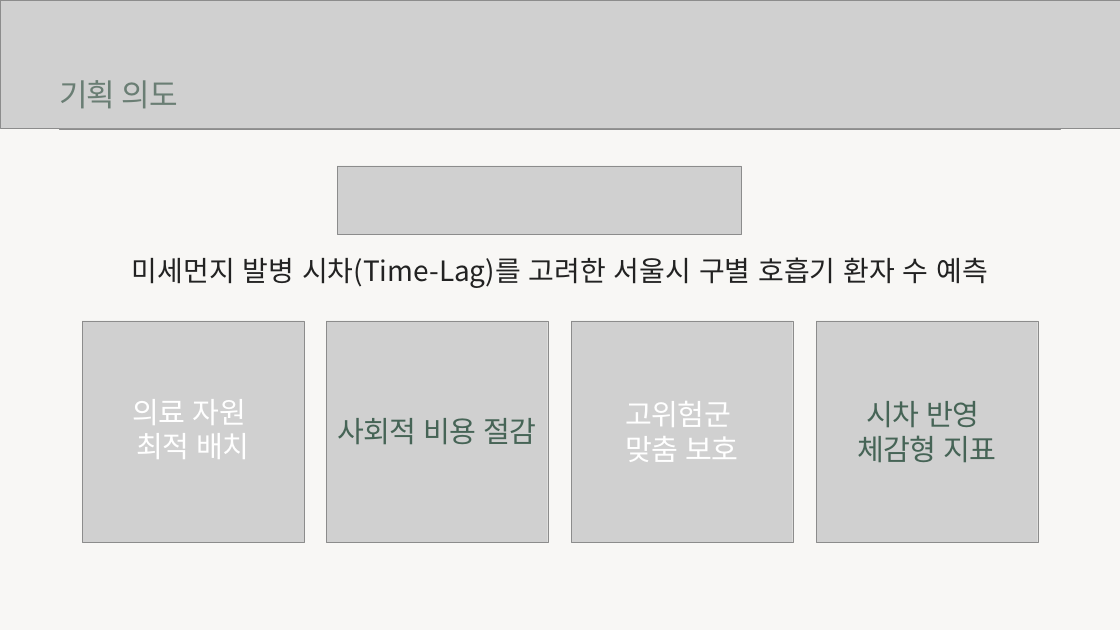
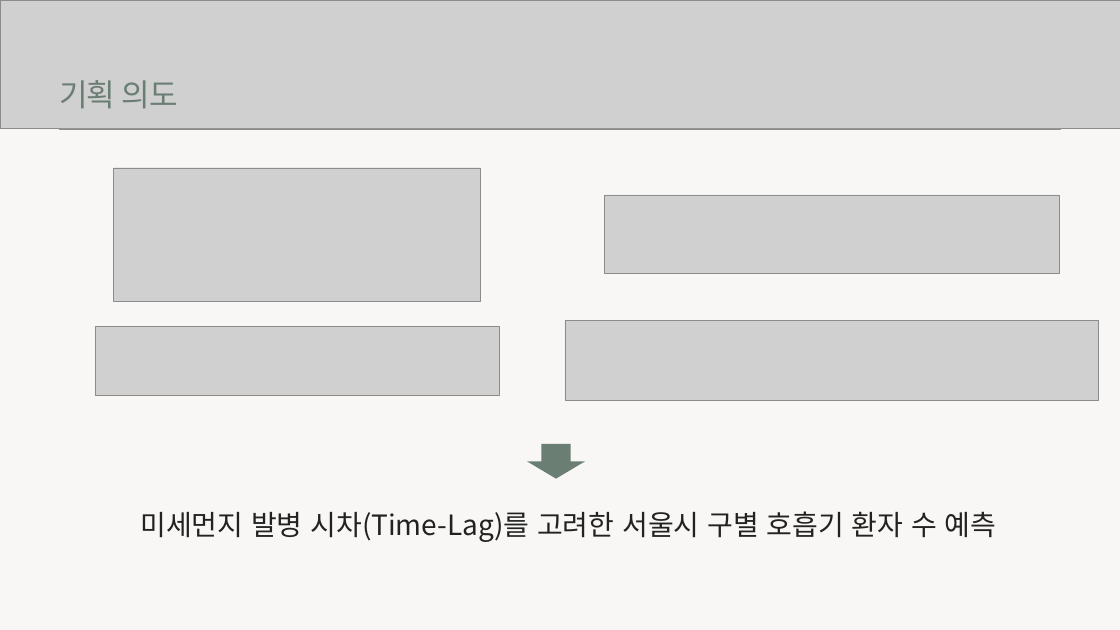
Before and after one commit to ahnjh97/JeongHyunAhn-AI-Project, a slide deck: slide 2 of 1차 Project/1. 기획서.pptx. Drawn at 1120x630 pixels with LibreOffice and Linux fonts; fonts in the diff are those of the drawing; grey boxes stand for pictures; background and template pictures are left out. Boxes give left, top, right and bottom in pixels: in the first picture for what was removed or moved away, otherwise in the second. Text is boxed around its words. In the diff, an @@ line names an element or a change of style, - is before the commit and + after.

Commit message:
기획서 수정
선생님 피드백 반영해서 내용 수정

```diff
--- a/1차 Project/1. 기획서.pptx
+++ b/1차 Project/1. 기획서.pptx
@@ picture added at (113,168,480,301) @@
@@ picture added at (604,195,1059,274) @@
@@ picture removed at (82,321,304,543) @@
@@ picture: place and size @@
-picture at (337,166,741,235)
+picture at (95,326,499,395)
@@ picture removed at (326,321,548,543) @@
@@ picture added at (565,320,1098,400) @@
@@ picture removed at (571,321,793,543) @@
@@ picture removed at (816,321,1038,543) @@
@@ text removed at (133,399,250,459) @@
-의료 자원
-최적 배치
@@ text removed at (337,418,537,445) @@
-사회적 비용 절감
@@ text removed at (625,401,738,462) @@
-고위험군
-맞춤 보호
@@ text removed at (857,401,997,462) @@
-시차 반영
-체감형 지표
@@ down arrow added at (527,444,585,479), fill #6A7E74 @@
@@ text "미세먼지 발병 시차(Time-Lag)를 고려한 서울시 ...": place and size @@
-text "미세먼지 발병 시차(Time-Lag)를 고려한 서울시 ..." at (132,257,988,288)
+text "미세먼지 발병 시차(Time-Lag)를 고려한 서울시 ..." at (140,511,997,542)
```
Also in this commit, not shown: 2 other slides changed, 1 slide added.
